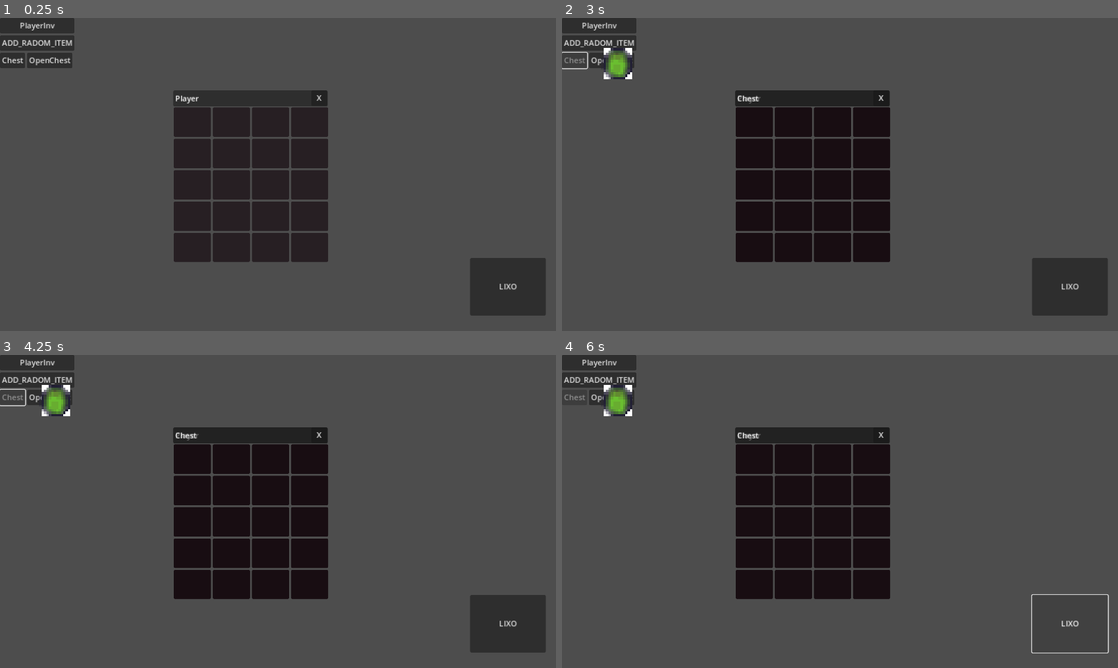
Above: before the commit, frames 1-4 (two rows, left to right).
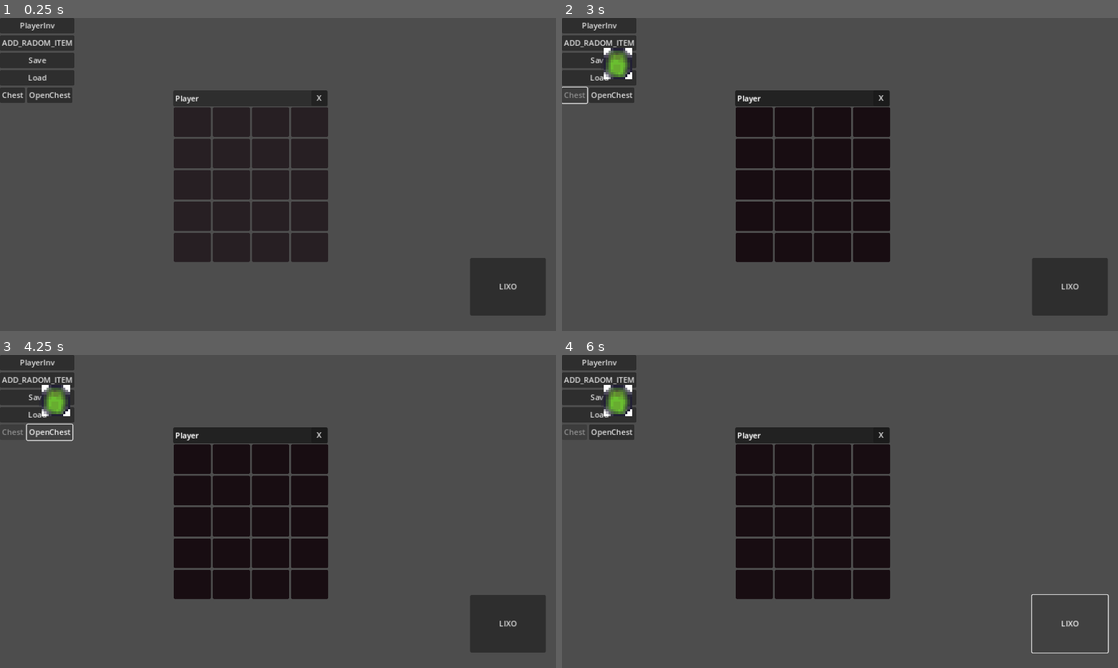
Above: after the commit, the same moments.

Repository: joshua137k/Godot-Inventory
Game: Godot game, scene res://InventorySceane/world.tscn
The game is run twice, just before and just after one commit, with the same random seed, the same clock (stepped at 60 frames per second) and the same inputs. Before the commit the project starts from res://world.tscn.
Inputs (mouse positions are in pixels of both pictures, inside the frame that each line leads up to):
- Up to frame 1 (0.25 s): no input
- Up to frame 2 (3 s): click "LIXO" at 0.5 s; click "PlayerInv" at 1.25 s; click "ADD_RADOM_ITEM" at 2 s; click "Chest" at 2.75 s
- Up to frame 3 (4.25 s): click "OpenChest" at 3.5 s
- Up to frame 4 (6 s): click (600, 398) at 4.25 s, where only the run after the commit has a clickable "Save"; click (600, 414) at 5 s, where only the run after the commit has a clickable "Load"; click "LIXO" at 5.75 s

The runs differ from the first frame. In frame 1, 1.3% of the frame differs, in the area x 0-14%, y 11-28%; in frame 2, 1.1%; in frame 3, 0.9%; in frame 4, 1.0%.

Commit message:
Versão1.3

Diff:
--- /dev/null
+++ b/InventorySceane/ui.tscn
@@ -0,0 +1,69 @@
+[gd_scene load_steps=3 format=3 uid="uid://bfv5cqhbj10xq"]
+
+[ext_resource type="Script" path="res://InventoryScript/ui.gd" id="1_hcwul"]
+[ext_resource type="Script" path="res://InventoryScript/LIXO.gd" id="2_m5i6i"]
+
+[node name="Ui" type="Panel"]
+self_modulate = Color(0, 0, 0, 0)
+offset_right = 1153.0
+offset_bottom = 647.0
+size_flags_horizontal = 3
+size_flags_vertical = 3
+script = ExtResource("1_hcwul")
+
+[node name="LIXO" type="Button" parent="."]
+layout_mode = 0
+offset_left = 974.0
+offset_top = 497.0
+offset_right = 1131.0
+offset_bottom = 616.0
+text = "LIXO"
+script = ExtResource("2_m5i6i")
+
+[node name="VBoxContainer" type="VBoxContainer" parent="."]
+layout_mode = 0
+offset_right = 40.0
+offset_bottom = 40.0
+
+[node name="Player" type="Button" parent="VBoxContainer"]
+layout_mode = 2
+text = "PlayerInv"
+
+[node name="NewItem" type="Button" parent="VBoxContainer"]
+layout_mode = 2
+text = "ADD_RADOM_ITEM
+"
+
+[node name="Save" type="Button" parent="VBoxContainer"]
+layout_mode = 2
+text = "Save
+"
+
+[node name="Load" type="Button" parent="VBoxContainer"]
+layout_mode = 2
+text = "Load
+"
+
+[node name="HBoxContainer" type="HBoxContainer" parent="VBoxContainer"]
+layout_direction = 1
+layout_mode = 2
+size_flags_vertical = 3
+metadata/_edit_group_ = true
+
+[node name="Chest" type="Button" parent="VBoxContainer/HBoxContainer"]
+layout_direction = 1
+layout_mode = 2
+text = "Chest
+"
+
+[node name="OpenChest" type="Button" parent="VBoxContainer/HBoxContainer"]
+layout_mode = 2
+text = "OpenChest
+"
+
+[connection signal="pressed" from="VBoxContainer/Player" to="." method="_on_player_pressed"]
+[connection signal="pressed" from="VBoxContainer/NewItem" to="." method="_on_new_item_pressed"]
+[connection signal="pressed" from="VBoxContainer/Save" to="." method="_on_save_pressed"]
+[connection signal="pressed" from="VBoxContainer/Load" to="." method="_on_load_pressed"]
+[connection signal="pressed" from="VBoxContainer/HBoxContainer/Chest" to="." method="_on_chest_pressed"]
+[connection signal="pressed" from="VBoxContainer/HBoxContainer/OpenChest" to="." method="_on_open_chest_pressed"]
--- /dev/null
+++ b/InventorySceane/world.tscn
@@ -0,0 +1,12 @@
+[gd_scene load_steps=2 format=3 uid="uid://bu4hyhuhv1esj"]
+
+[ext_resource type="PackedScene" uid="uid://bfv5cqhbj10xq" path="res://InventorySceane/ui.tscn" id="1_b5ibk"]
+
+[node name="World" type="Node2D"]
+
+[node name="Camera2D" type="Camera2D" parent="."]
+position = Vector2(577, 332)
+
+[node name="CanvasLayer" type="CanvasLayer" parent="."]
+
+[node name="Ui" parent="CanvasLayer" instance=ExtResource("1_b5ibk")]
--- a/InventoryScript/Dados.gd
+++ b/InventoryScript/Dados.gd
@@ -1,4 +1,7 @@
 extends Node
+
+
+var filePath = "res://SaveData.joshua"
 
 #Script aonde guardo os ids
 enum item {Preto, Vermelho, Verde}
--- a/InventoryScript/Inv.gd
+++ b/InventoryScript/Inv.gd
@@ -42,9 +42,21 @@
 		elif slots[i].texture.id>-1:
 			Inv[slots[i].texture.id]=slots[i].texture.quantidade
 	$Text.text=str(Inv)
+	get_parent().InvsOpened[$Title.text][1]=Inv
 
 
 
 
 func _on_close_pressed():
 	visible=false
+
+
+func DrawLoaded()->void:
+	var QuantSlots=slots.size()-1
+	for i in Inv:
+		var item = slots[QuantSlots].get_node("item")
+		item.texture=Dados.items[i]
+		item.id = i
+		item.quantidade = Inv[i]
+		slots[QuantSlots].change(item.quantidade)
+		QuantSlots-=1
--- a/InventoryScript/Item.gd
+++ b/InventoryScript/Item.gd
@@ -3,7 +3,7 @@
 
 
 @export var get_inv:NodePath
-@onready var GetedInv:Panel = get_node(get_inv)
+var GetedInv:Panel
 var itemInSLot=true
 var quantidade=0
 var id=-1
@@ -20,4 +20,6 @@
 
 func _get_drag_data(position):
 	set_drag_preview(duplicate())
-	return [self,GetedInv]
+	if !itemInSLot:
+		return [self,null]
+	return [self,get_node(get_inv)]
--- a/InventoryScript/ui.gd
+++ b/InventoryScript/ui.gd
@@ -5,14 +5,11 @@
 #Se for inventario pode aqui ser dropado
 
 @onready var InvsOpened={}
-@onready var InvSceane=preload("res://inv.tscn")
+@onready var InvSceane=preload("res://InventorySceane/inv.tscn")
 
 
 func _ready():
-	var NewInv = InvSceane.instantiate()
-	NewInv.get_node("Title").text="Player"
-	add_child(NewInv)
-	InvsOpened["Player"]=NewInv
+	createInv("Player")
 
 
 func _can_drop_data(position, data):
@@ -26,23 +23,18 @@
 	return self
 
 
-
-
-
 func _on_player_pressed():
-	InvsOpened["Player"].visible=true
+	InvsOpened["Player"][0].visible=true
 
 
 func _on_chest_pressed():
-	var NewInv = InvSceane.instantiate()
-	NewInv.get_node("Title").text="Chest"
-	add_child(NewInv)
-	InvsOpened["Chest"]=NewInv
+	createInv("Chest")
 	$VBoxContainer/HBoxContainer/Chest.disabled=true
 
 
 func _on_open_chest_pressed():
-	InvsOpened["Chest"].visible=true
+	InvsOpened["Chest"][0].visible=true
+
 
 #New itens create
 func _on_new_item_pressed():
@@ -54,3 +46,31 @@
 	new.texture=Dados.items[rand]
 	new.id=rand
 	add_child(new)
+
+
+func _on_save_pressed():
+	var file = FileAccess.open(Dados.filePath, FileAccess.WRITE)
+	file.store_var(InvsOpened)
+
+
+
+func _on_load_pressed():
+	if FileAccess.file_exists(Dados.filePath):
+		var file = FileAccess.open(Dados.filePath, FileAccess.READ)
+		var test=file.get_var()
+		for i in test:
+			if not(i in InvsOpened):
+				createInv(i)
+			InvsOpened[i][1]=test[i][1]
+
+		for i in InvsOpened:
+			InvsOpened[i][0].Inv=InvsOpened[i][1]
+			InvsOpened[i][0].DrawLoaded()
+	else:
+		print("file not found")
+
+func createInv(Name:String)->void:
+	var NewInv = InvSceane.instantiate()
+	NewInv.get_node("Title").text="Player"
+	add_child(NewInv)
+	InvsOpened[Name]=[NewInv,NewInv.Inv]
--- a/project.godot
+++ b/project.godot
@@ -11,7 +11,7 @@
 [application]
 
 config/name="Godot Inventary"
-run/main_scene="res://world.tscn"
+run/main_scene="res://InventorySceane/world.tscn"
 config/features=PackedStringArray("4.0", "GL Compatibility")
 config/icon="res://icon.svg"
 
--- a/ui.tscn
+++ /dev/null
@@ -1,57 +0,0 @@
-[gd_scene load_steps=3 format=3 uid="uid://co1jg7sxdk4ij"]
-
-[ext_resource type="Script" path="res://InventoryScript/ui.gd" id="1_hcwul"]
-[ext_resource type="Script" path="res://LIXO.gd" id="6_g5l3c"]
-
-[node name="Ui" type="Panel"]
-self_modulate = Color(0, 0, 0, 0)
-offset_right = 1153.0
-offset_bottom = 647.0
-size_flags_horizontal = 3
-size_flags_vertical = 3
-script = ExtResource("1_hcwul")
-
-[node name="LIXO" type="Button" parent="."]
-layout_mode = 0
-offset_left = 974.0
-offset_top = 497.0
-offset_right = 1131.0
-offset_bottom = 616.0
-text = "LIXO"
-script = ExtResource("6_g5l3c")
-
-[node name="VBoxContainer" type="VBoxContainer" parent="."]
-layout_mode = 0
-offset_right = 40.0
-offset_bottom = 40.0
-
-[node name="Player" type="Button" parent="VBoxContainer"]
-layout_mode = 2
-text = "PlayerInv"
-
-[node name="NewItem" type="Button" parent="VBoxContainer"]
-layout_mode = 2
-text = "ADD_RADOM_ITEM
-"
-
-[node name="HBoxContainer" type="HBoxContainer" parent="VBoxContainer"]
-layout_direction = 1
-layout_mode = 2
-size_flags_vertical = 3
-metadata/_edit_group_ = true
-
-[node name="Chest" type="Button" parent="VBoxContainer/HBoxContainer"]
-layout_direction = 1
-layout_mode = 2
-text = "Chest
-"
-
-[node name="OpenChest" type="Button" parent="VBoxContainer/HBoxContainer"]
-layout_mode = 2
-text = "OpenChest
-"
-
-[connection signal="pressed" from="VBoxContainer/Player" to="." method="_on_player_pressed"]
-[connection signal="pressed" from="VBoxContainer/NewItem" to="." method="_on_new_item_pressed"]
-[connection signal="pressed" from="VBoxContainer/HBoxContainer/Chest" to="." method="_on_chest_pressed"]
-[connection signal="pressed" from="VBoxContainer/HBoxContainer/OpenChest" to="." method="_on_open_chest_pressed"]
--- a/world.tscn
+++ /dev/null
@@ -1,12 +0,0 @@
-[gd_scene load_steps=2 format=3 uid="uid://bu4hyhuhv1esj"]
-
-[ext_resource type="PackedScene" uid="uid://co1jg7sxdk4ij" path="res://ui.tscn" id="1_ijqap"]
-
-[node name="World" type="Node2D"]
-
-[node name="Camera2D" type="Camera2D" parent="."]
-position = Vector2(577, 332)
-
-[node name="CanvasLayer" type="CanvasLayer" parent="."]
-
-[node name="Ui" parent="CanvasLayer" instance=ExtResource("1_ijqap")]
Not shown, removed: BASEmodel.mtl
Renamed: inv.tscn -> InventorySceane/inv.tscn
Renamed: LIXO.gd -> InventoryScript/LIXO.gd
Empty file removed: PanelSlot.gd
Not shown, removed: untitled.mtl
Not shown, removed: untitled2.mtl
Not shown, changed: 629-musee-des-beaux-arts-lyon-chactas-thinking-on-the-tomb-of-atala.stl
Not shown, changed: Gnome.stl
Not shown, added: SaveData.joshua
